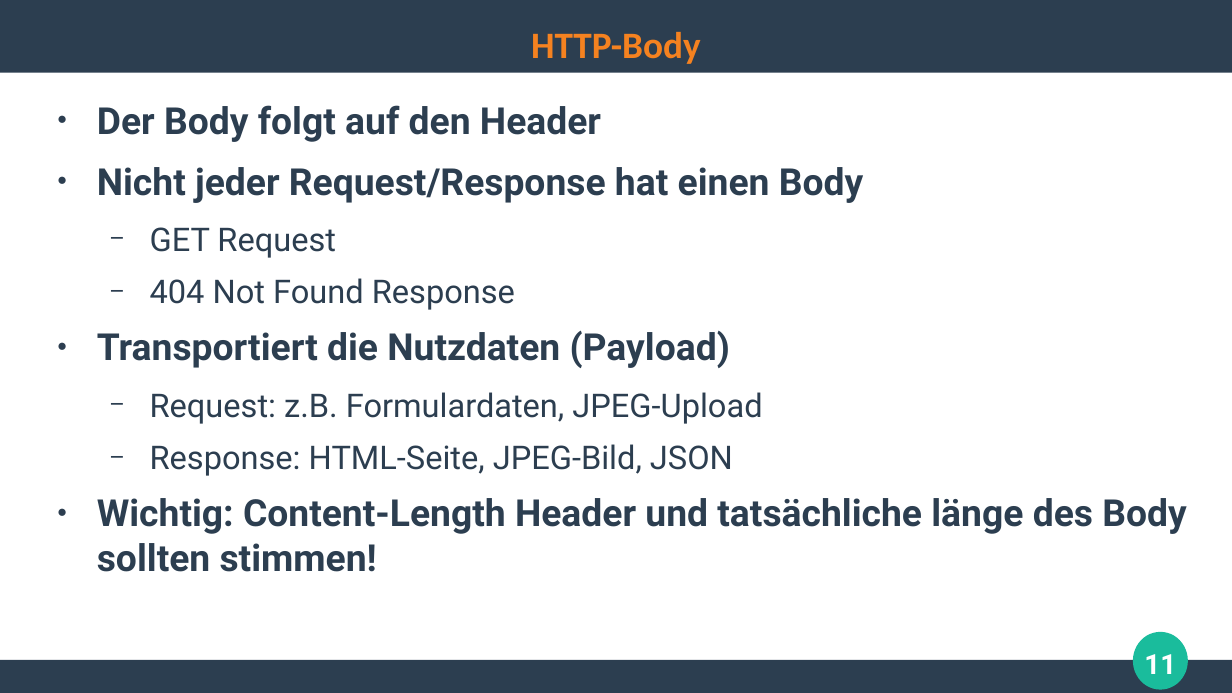
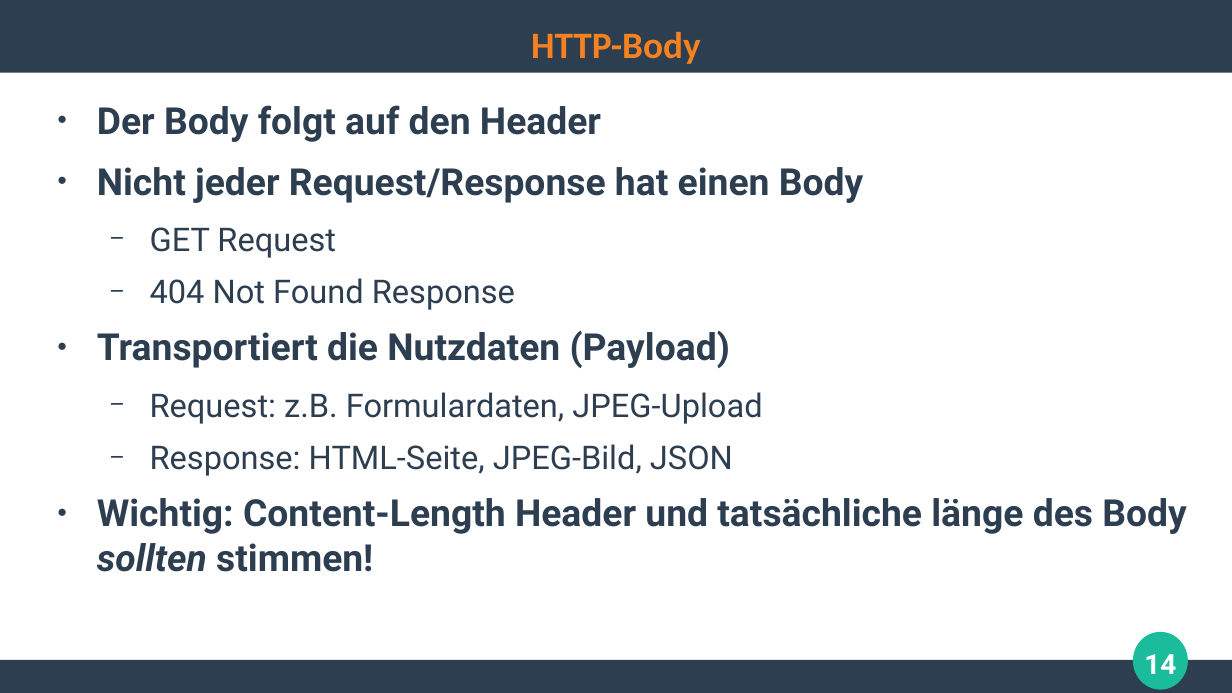
Before and after one commit to ghandmann/HS-AlbSig-WebAnwendungen2, a slide deck: slide 14 of Kapitel/02_HTTP.odp (slide 11 before the commit). Drawn at 1232x693 pixels with LibreOffice and Linux fonts; fonts in the diff are those of the drawing. Boxes give left, top, right and bottom in pixels: in the first picture for what was removed or moved away, otherwise in the second. Text is boxed around its words. In the diff, an @@ line names an element or a change of style, - is before the commit and + after.

Commit message:
Finalized HTTP chapter

```diff
--- a/Kapitel/02_HTTP.odp
+++ b/Kapitel/02_HTTP.odp
@@ text at [97, 498, 1187, 572]: italic on in "sollten" @@
@@ page number at [1144, 654, 1176, 674]: text changed @@
-11
+14
```
Also in this commit, not shown: 6 other slides changed, 11 slides added.
